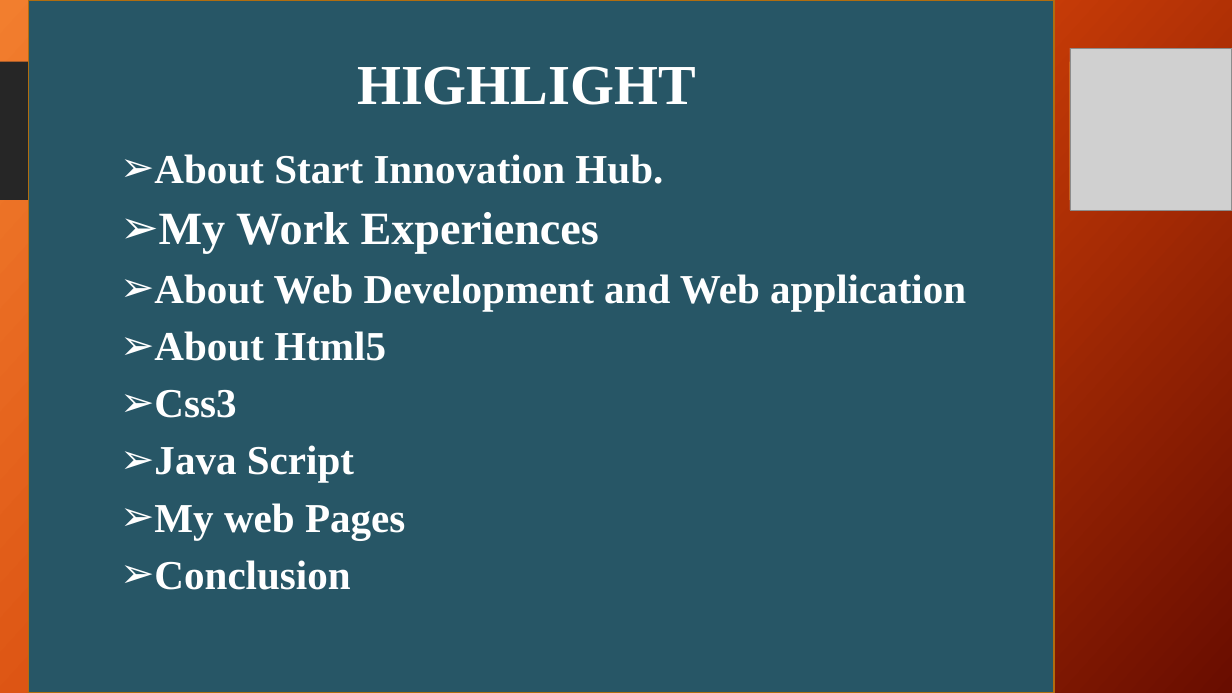
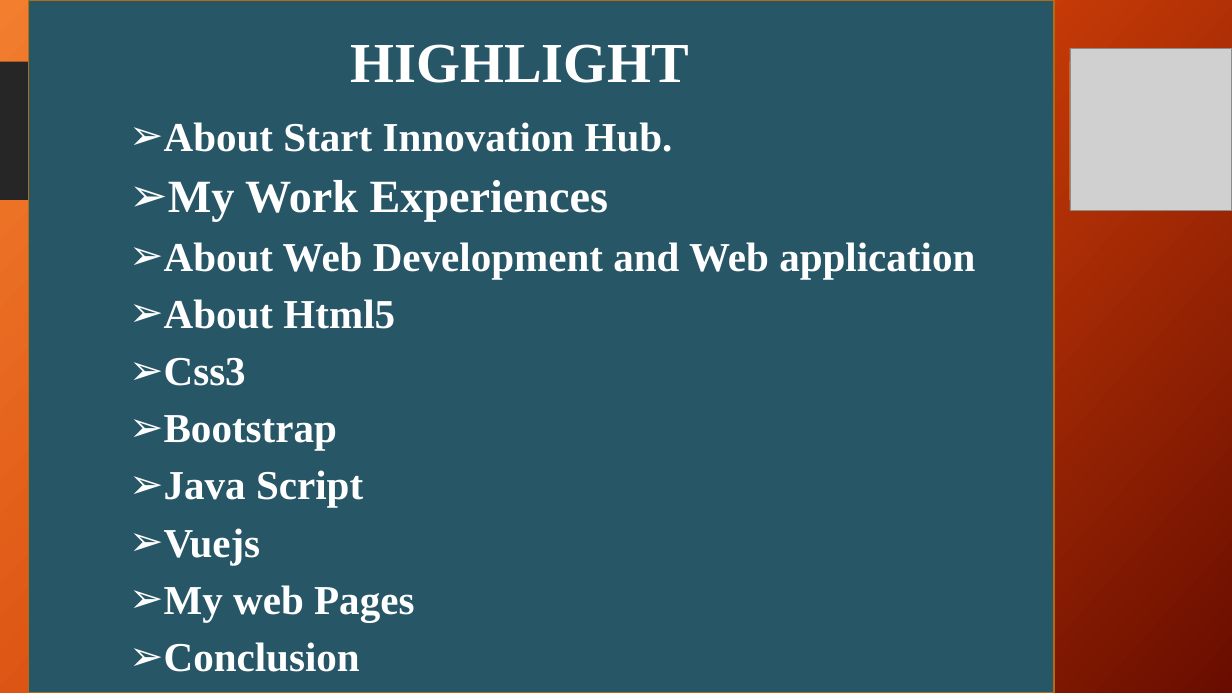
Before and after one commit to favourmark05/IT-REPORT, a slide deck: slide 3 of obongItReport.pptx. Drawn at 1232x693 pixels with LibreOffice and Linux fonts; fonts in the diff are those of the drawing; grey boxes stand for pictures; background and template pictures are left out. Boxes give left, top, right and bottom in pixels: in the first picture for what was removed or moved away, otherwise in the second. Text is boxed around its words. In the diff, an @@ line names an element or a change of style, - is before the commit and + after.

```diff
--- a/obongItReport.pptx
+++ b/obongItReport.pptx
@@ title "HIGHLIGHT" moved from (x1=357, y1=66, x2=696, y2=105) to (x1=351, y1=44, x2=690, y2=83) @@
@@ text "About Start Innovation Hub." moved from (x1=154, y1=154, x2=966, y2=590) to (x1=164, y1=122, x2=975, y2=672) @@
@@ text at (x1=164, y1=415, x2=337, y2=450): paragraph added @@
+➢ Bootstrap
@@ text at (x1=164, y1=528, x2=261, y2=565): paragraph added @@
+➢ Vuejs
```
Also in this commit, not shown: 11 slides added.
